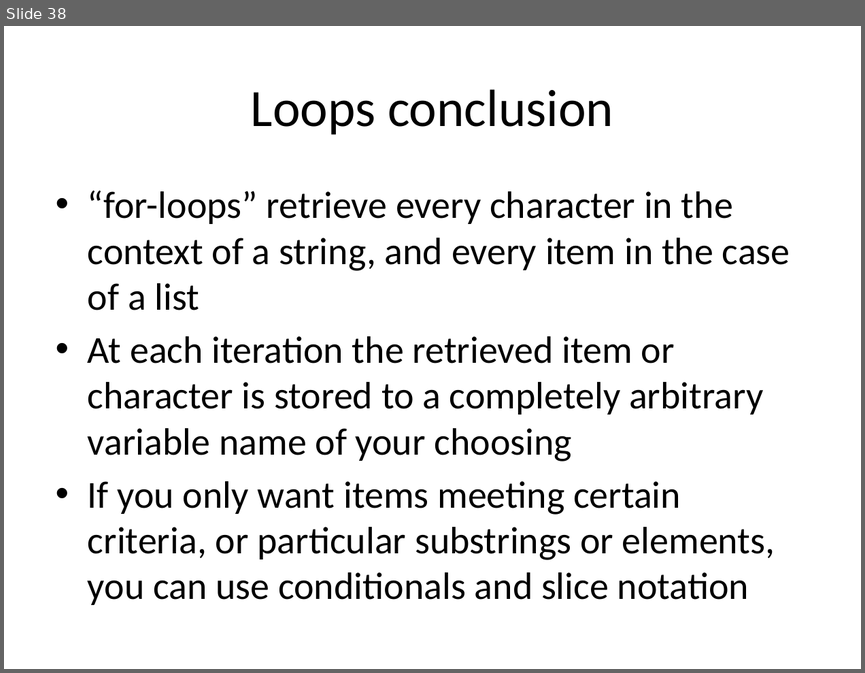
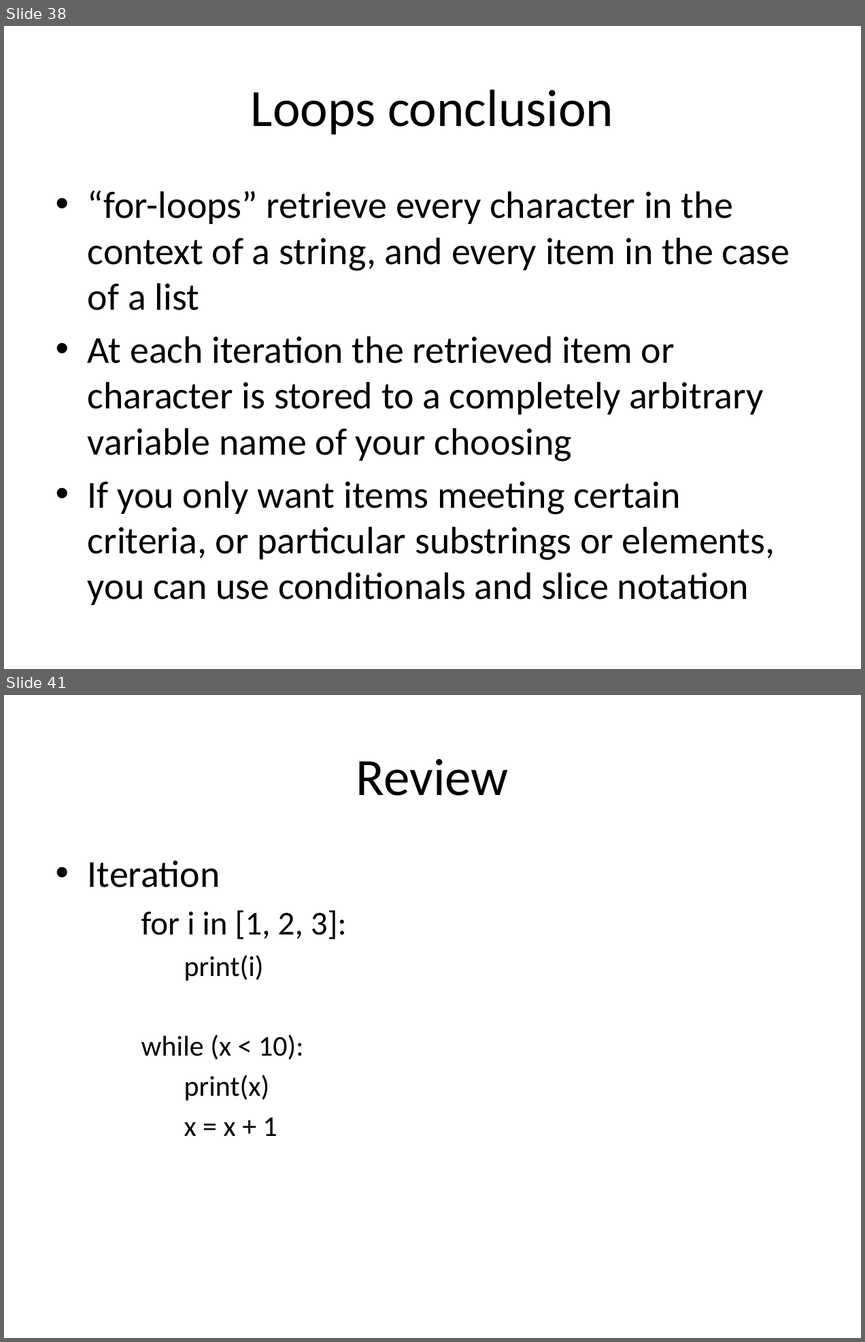
Before and after one commit to GSBS-Bootstrappers/bootstrappers-courses, a slide deck: python1/Python_I/Python I.pptx. Shown one above the other, each under a label of ours: slide 38 before the commit, slides 38 and 41 after it; the slides between them are not shown. The pictures are 865x673 and 865x1342 pixels, drawn with LibreOffice and Linux fonts; fonts in the diff are those of the drawing. Boxes give left, top, right and bottom in pixels: in the first picture for what was removed or moved away, otherwise in the second. Text is boxed around its words. In the diff, an @@ line names an element or a change of style, - is before the commit and + after.

```diff
--- a/python1/Python_I/Python I.pptx
+++ b/python1/Python_I/Python I.pptx
@@ slide 41 added at (4, 695, 861, 1338), background #FFFFFF @@
@@ title added at (356, 759, 509, 796), 44 pt, text #000000 @@
+Review
@@ text added at (88, 860, 347, 1136), 24 pt, text #000000 @@
+• Iteration
+  for i in [1, 2, 3]:
+    print(i)
+    while (x < 10):
+    print(x)
+    x = x + 1
```
Also in this commit, not shown: 8 other slides added, 1 other file.
